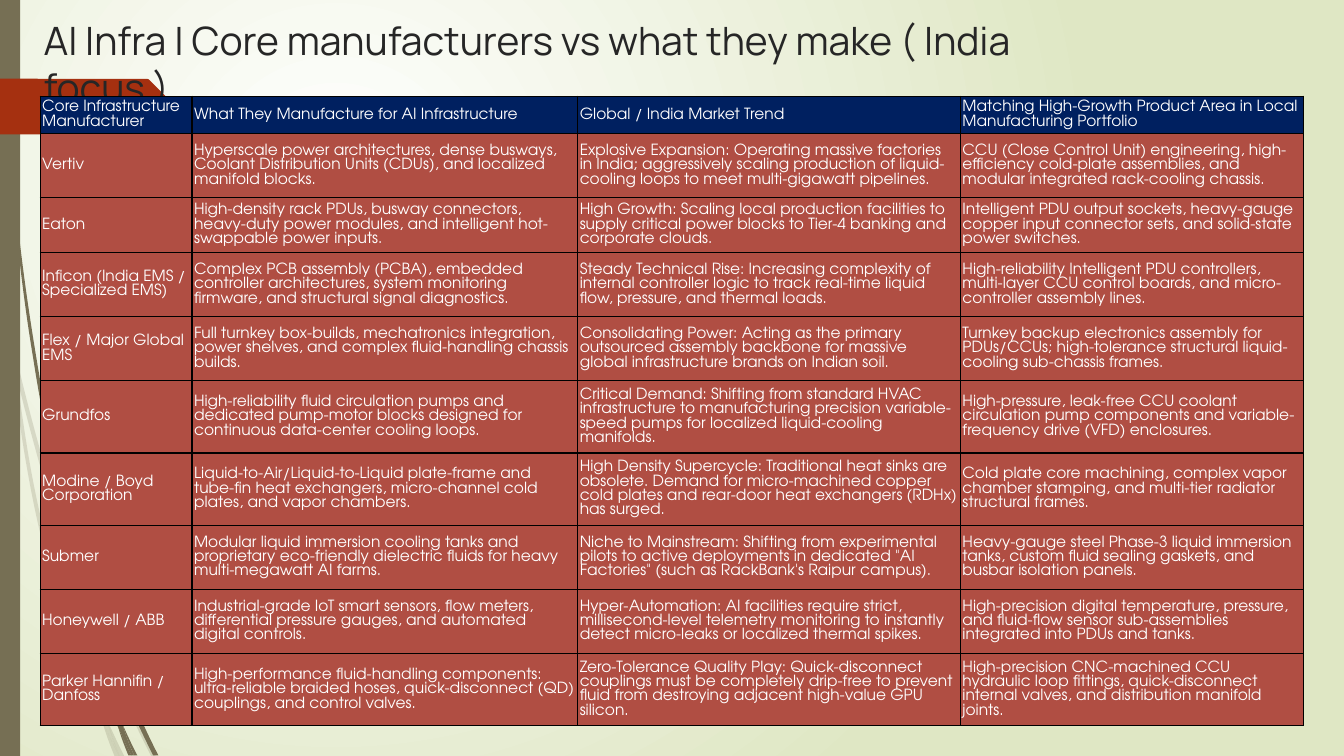
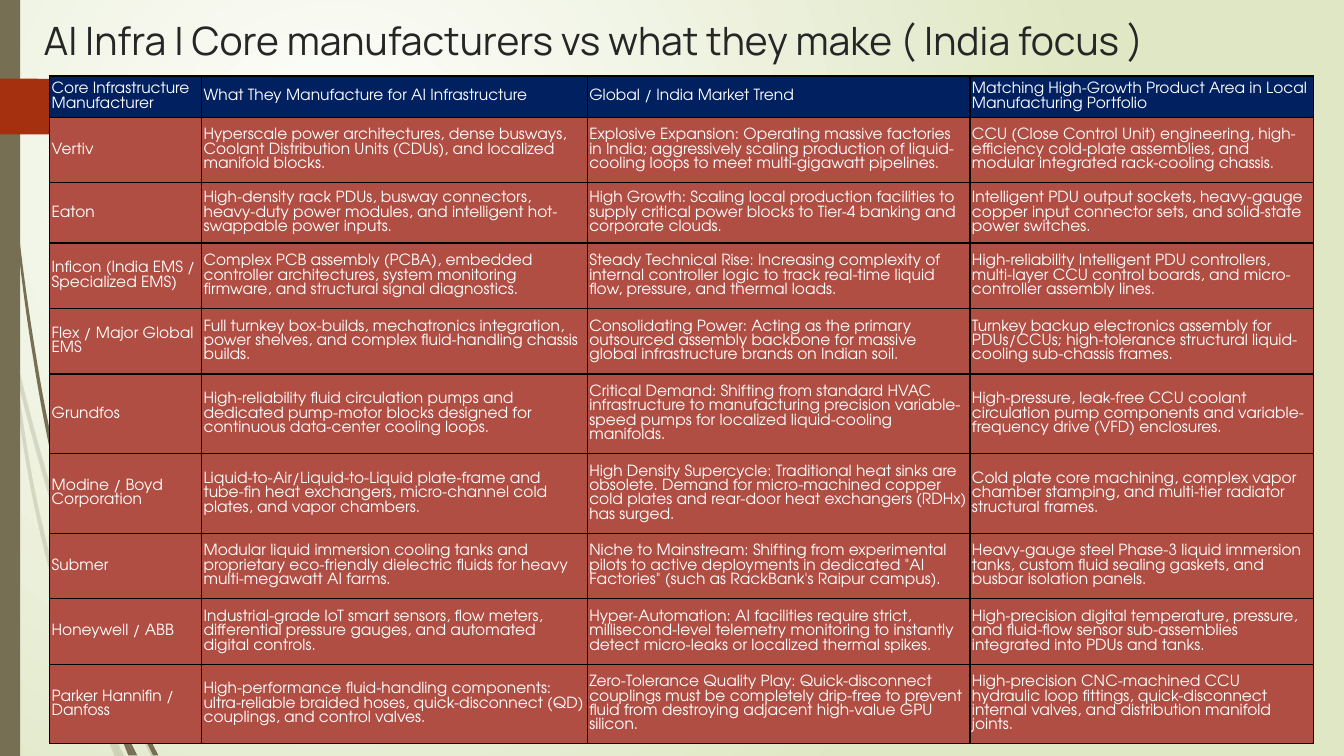
Before and after one commit to Harishankarvel/Hari_prog_cat, a slide deck: slide 15 of AI Infra Market.pptx. Drawn at 1344x756 pixels with LibreOffice and Linux fonts; fonts in the diff are those of the drawing. Boxes give left, top, right and bottom in pixels: in the first picture for what was removed or moved away, otherwise in the second. Text is boxed around its words. In the diff, an @@ line names an element or a change of style, - is before the commit and + after.

```diff
--- a/AI Infra Market.pptx
+++ b/AI Infra Market.pptx
@@ title "AI Infra | Core manufacturers ..." rewrapped from (44, 26, 1010, 65) to (44, 26, 1119, 65) @@
@@ table: place and size @@
-table at (40, 96, 1306, 744)
+table at (49, 76, 1315, 744)
```
Also in this commit, not shown: 2 slides added, 2 slides removed.
